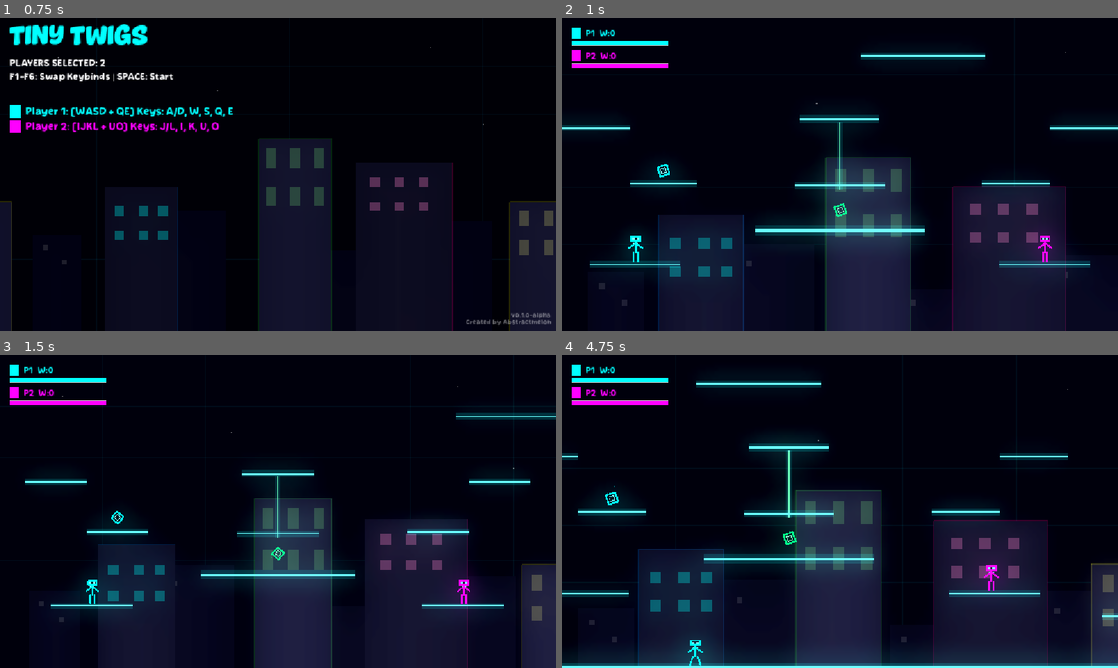
Above: before the commit, frames 1-4 (two rows, left to right).
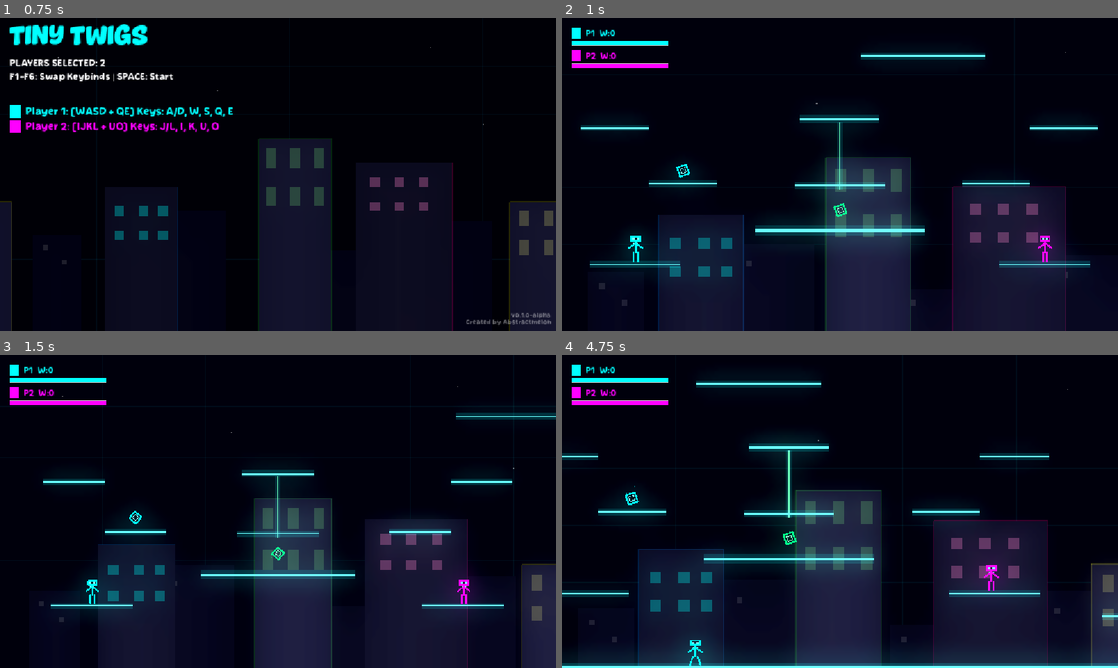
Above: after the commit, the same moments.

Repository: AbstractMelon/tiny-twigs
Game: Godot game, scene res://scenes/menu/menu.tscn
The game is run twice, just before and just after one commit, with the same random seed, the same clock (stepped at 60 frames per second) and the same inputs. Sound files missing from this copy of the repository are replaced by a short silence.
Inputs:
- Up to frame 1 (0.75 s): tap Enter at 0.5 s; hold D from 0.53 s (still down); tap 2 at 0.6 s
- Up to frame 2 (1 s): keep holding D; tap Space at 0.77 s
- Up to frame 3 (1.5 s): keep holding D; tap 6 at 1.35 s
- Up to frame 4 (4.75 s): tap Space at 1.52, 3.02, 3.77, 4.52 s; release D at 2.03 s; hold A 2.03-2.78 s; tap 0 at 2.1 s; hold D 2.78-4.28 s; tap Q at 2.85 s; tap E at 3.6 s; hold A from 4.28 s (still down); tap J at 4.35 s

Frame 1 is identical in both runs. In frame 2, 0.7% of the frame differs, in the area x 0-100%, y 34-54%; in frame 3, 0.6%; in frame 4, 0.7%.

Commit message:
Build and rename map

Diff:
--- a/scenes/maps/land_of_movement.tscn
+++ b/scenes/maps/land_of_movement.tscn
@@ -19,9 +19,6 @@
 
 [sub_resource type="RectangleShape2D" id="RectangleShape2D_platformV"]
 size = Vector2(10, 120)
-
-[sub_resource type="RectangleShape2D" id="RectangleShape2D_platform8"]
-size = Vector2(140, 10)
 
 [sub_resource type="RectangleShape2D" id="RectangleShape2D_platform4"]
 size = Vector2(120, 10)
@@ -125,23 +122,6 @@
 width = 2.0
 default_color = Color(0.4, 1, 0.7, 1)
 
-[node name="PlatformTop" type="StaticBody2D" parent="." unique_id=463237383]
-position = Vector2(680, 165)
-
-[node name="PlatformShape" type="CollisionShape2D" parent="PlatformTop" unique_id=887284846]
-shape = SubResource("RectangleShape2D_platform8")
-
-[node name="Glow" type="Line2D" parent="PlatformTop" unique_id=1958354977]
-material = SubResource("CanvasItemMaterial_add")
-points = PackedVector2Array(-70, 0, 70, 0)
-width = 15.0
-default_color = Color(0, 1, 1, 0.15)
-
-[node name="PlatformLine" type="Line2D" parent="PlatformTop" unique_id=1856655721]
-points = PackedVector2Array(-70, 0, 70, 0)
-width = 4.0
-default_color = Color(0.4, 1, 1, 1)
-
 [node name="Platform4" type="StaticBody2D" parent="." unique_id=425695802]
 position = Vector2(140, 230)
 
@@ -182,7 +162,7 @@
 period = 3.6
 
 [node name="Platform1" type="StaticBody2D" parent="." unique_id=1539520796]
-position = Vector2(0, 500)
+position = Vector2(35, 500)
 
 [node name="PlatformShape" type="CollisionShape2D" parent="Platform1" unique_id=24263493]
 shape = SubResource("RectangleShape2D_platform1")
@@ -199,7 +179,7 @@
 default_color = Color(0.4, 1, 1, 1)
 
 [node name="Platform2" type="StaticBody2D" parent="." unique_id=1164778556]
-position = Vector2(1024, 500)
+position = Vector2(989, 500)
 
 [node name="PlatformShape" type="CollisionShape2D" parent="Platform2" unique_id=953200082]
 shape = SubResource("RectangleShape2D_platform2")
@@ -246,10 +226,10 @@
 position = Vector2(512, 380)
 
 [node name="WeaponSpawn2" type="Marker2D" parent="WeaponSpawns" unique_id=2078435599]
-position = Vector2(0, 470)
+position = Vector2(35, 470)
 
 [node name="WeaponSpawn3" type="Marker2D" parent="WeaponSpawns" unique_id=414368727]
-position = Vector2(1024, 470)
+position = Vector2(989, 470)
 
 [node name="WeaponSpawn4" type="Marker2D" parent="WeaponSpawns" unique_id=1207475889]
 position = Vector2(140, 300)
--- a/scenes/maps/neon_arena.tscn
+++ b/scenes/maps/neon_arena.tscn
@@ -1,4 +1,4 @@
-[gd_scene load_steps=15 format=3]
+[gd_scene format=3 uid="uid://bsvl450178x5u"]
 
 [ext_resource type="PackedScene" path="res://entities/platforms/moving_platform.tscn" id="1_moving_platform"]
 
@@ -35,29 +35,29 @@
 [sub_resource type="RectangleShape2D" id="RectangleShape2D_rightwall"]
 size = Vector2(10, 723)
 
-[node name="NeonArena" type="Node2D"]
-
-[node name="Decorations" type="Node2D" parent="."]
+[node name="NeonArena" type="Node2D" unique_id=1418527482]
+
+[node name="Decorations" type="Node2D" parent="." unique_id=1072941711]
 visible = false
 modulate = Color(1, 1, 1, 0.3)
 
-[node name="BeamL" type="Line2D" parent="Decorations"]
+[node name="BeamL" type="Line2D" parent="Decorations" unique_id=906648459]
 points = PackedVector2Array(200, 0, 200, 648)
 width = 1.0
 default_color = Color(0, 1, 1, 0.2)
 
-[node name="BeamR" type="Line2D" parent="Decorations"]
+[node name="BeamR" type="Line2D" parent="Decorations" unique_id=2015055711]
 points = PackedVector2Array(824, 0, 824, 648)
 width = 1.0
 default_color = Color(0, 1, 1, 0.2)
 
-[node name="Floor" type="StaticBody2D" parent="."]
+[node name="Floor" type="StaticBody2D" parent="." unique_id=204107195]
 position = Vector2(512, 570)
 
-[node name="FloorShape" type="CollisionShape2D" parent="Floor"]
+[node name="FloorShape" type="CollisionShape2D" parent="Floor" unique_id=1811799350]
 shape = SubResource("RectangleShape2D_floor")
 
-[node name="FloorGlow" type="Line2D" parent="Floor"]
+[node name="FloorGlow" type="Line2D" parent="Floor" unique_id=965268068]
 material = SubResource("CanvasItemMaterial_add")
 position = Vector2(0.99998474, 0)
 scale = Vector2(0.75061727, 1)
@@ -68,7 +68,7 @@
 begin_cap_mode = 2
 end_cap_mode = 2
 
-[node name="FloorLine" type="Line2D" parent="Floor"]
+[node name="FloorLine" type="Line2D" parent="Floor" unique_id=1602206076]
 position = Vector2(-0.50002474, 0)
 scale = Vector2(0.7502078, 1)
 points = PackedVector2Array(-1200, 0, 1200, 0)
@@ -78,284 +78,284 @@
 begin_cap_mode = 2
 end_cap_mode = 2
 
-[node name="Platform1" type="StaticBody2D" parent="."]
+[node name="Platform1" type="StaticBody2D" parent="." unique_id=1229221457]
 position = Vector2(-120, 480)
 
-[node name="PlatformShape" type="CollisionShape2D" parent="Platform1"]
+[node name="PlatformShape" type="CollisionShape2D" parent="Platform1" unique_id=2108530010]
 shape = SubResource("RectangleShape2D_platform1")
 
-[node name="Glow" type="Line2D" parent="Platform1"]
-material = SubResource("CanvasItemMaterial_add")
-points = PackedVector2Array(-80, 0, 80, 0)
-width = 12.0
-default_color = Color(0, 1, 1, 0.15)
-
-[node name="PlatformLine" type="Line2D" parent="Platform1"]
-points = PackedVector2Array(-80, 0, 80, 0)
-width = 3.0
-default_color = Color(0.4, 1, 1, 1)
-
-[node name="Platform2" type="StaticBody2D" parent="."]
+[node name="Glow" type="Line2D" parent="Platform1" unique_id=1859121371]
+material = SubResource("CanvasItemMaterial_add")
+points = PackedVector2Array(-80, 0, 80, 0)
+width = 12.0
+default_color = Color(0, 1, 1, 0.15)
+
+[node name="PlatformLine" type="Line2D" parent="Platform1" unique_id=531981049]
+points = PackedVector2Array(-80, 0, 80, 0)
+width = 3.0
+default_color = Color(0.4, 1, 1, 1)
+
+[node name="Platform2" type="StaticBody2D" parent="." unique_id=526081469]
 position = Vector2(1144, 480)
 
-[node name="PlatformShape" type="CollisionShape2D" parent="Platform2"]
+[node name="PlatformShape" type="CollisionShape2D" parent="Platform2" unique_id=1576253430]
 shape = SubResource("RectangleShape2D_platform2")
 
-[node name="Glow" type="Line2D" parent="Platform2"]
-material = SubResource("CanvasItemMaterial_add")
-points = PackedVector2Array(-80, 0, 80, 0)
-width = 12.0
-default_color = Color(0, 1, 1, 0.15)
-
-[node name="PlatformLine" type="Line2D" parent="Platform2"]
-points = PackedVector2Array(-80, 0, 80, 0)
-width = 3.0
-default_color = Color(0.4, 1, 1, 1)
-
-[node name="PlatformCenter" type="StaticBody2D" parent="."]
+[node name="Glow" type="Line2D" parent="Platform2" unique_id=1263208410]
+material = SubResource("CanvasItemMaterial_add")
+points = PackedVector2Array(-80, 0, 80, 0)
+width = 12.0
+default_color = Color(0, 1, 1, 0.15)
+
+[node name="PlatformLine" type="Line2D" parent="Platform2" unique_id=1600702726]
+points = PackedVector2Array(-80, 0, 80, 0)
+width = 3.0
+default_color = Color(0.4, 1, 1, 1)
+
+[node name="PlatformCenter" type="StaticBody2D" parent="." unique_id=1956008668]
 position = Vector2(512, 380)
 
-[node name="PlatformShape" type="CollisionShape2D" parent="PlatformCenter"]
+[node name="PlatformShape" type="CollisionShape2D" parent="PlatformCenter" unique_id=496006325]
 shape = SubResource("RectangleShape2D_platform9")
 
-[node name="Glow" type="Line2D" parent="PlatformCenter"]
+[node name="Glow" type="Line2D" parent="PlatformCenter" unique_id=1202629576]
 material = SubResource("CanvasItemMaterial_add")
 points = PackedVector2Array(-150, 0, 150, 0)
 width = 18.0
 default_color = Color(0, 1, 1, 0.14)
 
-[node name="PlatformLine" type="Line2D" parent="PlatformCenter"]
+[node name="PlatformLine" type="Line2D" parent="PlatformCenter" unique_id=115767827]
 points = PackedVector2Array(-150, 0, 150, 0)
 width = 4.0
 default_color = Color(0.4, 1, 1, 1)
 
-[node name="VerticalWall" type="StaticBody2D" parent="."]
+[node name="VerticalWall" type="StaticBody2D" parent="." unique_id=696069589]
 position = Vector2(512, 248)
 
-[node name="WallShape" type="CollisionShape2D" parent="VerticalWall"]
+[node name="WallShape" type="CollisionShape2D" parent="VerticalWall" unique_id=1923439536]
 shape = SubResource("RectangleShape2D_platformV")
 
-[node name="Glow" type="Line2D" parent="VerticalWall"]
+[node name="Glow" type="Line2D" parent="VerticalWall" unique_id=2119538104]
 material = SubResource("CanvasItemMaterial_add")
 points = PackedVector2Array(0, -60, 0, 60)
 default_color = Color(0, 1, 1, 0.12)
 
-[node name="WallLine" type="Line2D" parent="VerticalWall"]
+[node name="WallLine" type="Line2D" parent="VerticalWall" unique_id=1336438663]
 points = PackedVector2Array(0, -60, 0, 60)
 width = 2.0
 default_color = Color(0.4, 1, 0.7, 1)
 
-[node name="Platform4" type="StaticBody2D" parent="."]
-position = Vector2(80, 199)
-
-[node name="PlatformShape" type="CollisionShape2D" parent="Platform4"]
+[node name="Platform4" type="StaticBody2D" parent="." unique_id=386117651]
+position = Vector2(115, 199)
+
+[node name="PlatformShape" type="CollisionShape2D" parent="Platform4" unique_id=1941632254]
 shape = SubResource("RectangleShape2D_platform4")
 
-[node name="Glow" type="Line2D" parent="Platform4"]
-material = SubResource("CanvasItemMaterial_add")
-points = PackedVector2Array(-60, 0, 60, 0)
-width = 12.0
-default_color = Color(0, 1, 1, 0.15)
-
-[node name="PlatformLine" type="Line2D" parent="Platform4"]
-points = PackedVector2Array(-60, 0, 60, 0)
-width = 3.0
-default_color = Color(0.4, 1, 1, 1)
-
-[node name="Platform5" type="StaticBody2D" parent="."]
-position = Vector2(944, 199)
-
-[node name="PlatformShape" type="CollisionShape2D" parent="Platform5"]
+[node name="Glow" type="Line2D" parent="Platform4" unique_id=980585111]
+material = SubResource("CanvasItemMaterial_add")
+points = PackedVector2Array(-60, 0, 60, 0)
+width = 12.0
+default_color = Color(0, 1, 1, 0.15)
+
+[node name="PlatformLine" type="Line2D" parent="Platform4" unique_id=417416490]
+points = PackedVector2Array(-60, 0, 60, 0)
+width = 3.0
+default_color = Color(0.4, 1, 1, 1)
+
+[node name="Platform5" type="StaticBody2D" parent="." unique_id=2091402332]
+position = Vector2(909, 199)
+
+[node name="PlatformShape" type="CollisionShape2D" parent="Platform5" unique_id=348279729]
 shape = SubResource("RectangleShape2D_platform5")
 
-[node name="Glow" type="Line2D" parent="Platform5"]
-material = SubResource("CanvasItemMaterial_add")
-points = PackedVector2Array(-60, 0, 60, 0)
-width = 12.0
-default_color = Color(0, 1, 1, 0.15)
-
-[node name="PlatformLine" type="Line2D" parent="Platform5"]
-points = PackedVector2Array(-60, 0, 60, 0)
-width = 3.0
-default_color = Color(0.4, 1, 1, 1)
-
-[node name="PlatformTop" type="StaticBody2D" parent="."]
+[node name="Glow" type="Line2D" parent="Platform5" unique_id=2103570298]
+material = SubResource("CanvasItemMaterial_add")
+points = PackedVector2Array(-60, 0, 60, 0)
+width = 12.0
+default_color = Color(0, 1, 1, 0.15)
+
+[node name="PlatformLine" type="Line2D" parent="Platform5" unique_id=509395288]
+points = PackedVector2Array(-60, 0, 60, 0)
+width = 3.0
+default_color = Color(0.4, 1, 1, 1)
+
+[node name="PlatformTop" type="StaticBody2D" parent="." unique_id=1937913824]
 position = Vector2(512, 183)
 
-[node name="PlatformShape" type="CollisionShape2D" parent="PlatformTop"]
+[node name="PlatformShape" type="CollisionShape2D" parent="PlatformTop" unique_id=1911427813]
 shape = SubResource("RectangleShape2D_platform8")
 
-[node name="Glow" type="Line2D" parent="PlatformTop"]
+[node name="Glow" type="Line2D" parent="PlatformTop" unique_id=623461333]
 material = SubResource("CanvasItemMaterial_add")
 points = PackedVector2Array(-70, 0, 70, 0)
 width = 15.0
 default_color = Color(0, 1, 1, 0.15)
 
-[node name="PlatformLine" type="Line2D" parent="PlatformTop"]
+[node name="PlatformLine" type="Line2D" parent="PlatformTop" unique_id=561367379]
 points = PackedVector2Array(-70, 0, 70, 0)
 width = 4.0
 default_color = Color(0.4, 1, 1, 1)
 
-[node name="LeftWall" type="StaticBody2D" parent="."]
+[node name="LeftWall" type="StaticBody2D" parent="." unique_id=2058859896]
 position = Vector2(-388, 300)
 
-[node name="WallShape" type="CollisionShape2D" parent="LeftWall"]
+[node name="WallShape" type="CollisionShape2D" parent="LeftWall" unique_id=1029644067]
 position = Vector2(0, -88)
 shape = SubResource("RectangleShape2D_leftwall")
 
-[node name="WallLine" type="Line2D" parent="LeftWall"]
+[node name="WallLine" type="Line2D" parent="LeftWall" unique_id=648068703]
 position = Vector2(0, -178)
 scale = Vector2(1, 1.0010989)
 points = PackedVector2Array(0, -450, 0, 450)
 width = 5.0
 default_color = Color(0, 1, 1, 0.35)
 
-[node name="RightWall" type="StaticBody2D" parent="."]
+[node name="RightWall" type="StaticBody2D" parent="." unique_id=890935822]
 position = Vector2(1412, 300)
 
-[node name="WallShape" type="CollisionShape2D" parent="RightWall"]
+[node name="WallShape" type="CollisionShape2D" parent="RightWall" unique_id=2022455675]
 position = Vector2(0, -88.5)
 shape = SubResource("RectangleShape2D_rightwall")
 
-[node name="WallLine" type="Line2D" parent="RightWall"]
+[node name="WallLine" type="Line2D" parent="RightWall" unique_id=796436722]
 position = Vector2(0, -89.00001)
 scale = Vector2(1, 0.80439556)
 points = PackedVector2Array(0, -450, 0, 450)
 width = 5.0
 default_color = Color(0, 1, 0.7, 0.35)
 
-[node name="Bounds" type="Node2D" parent="."]
-
-[node name="TopLeft" type="Marker2D" parent="Bounds"]
+[node name="Bounds" type="Node2D" parent="." unique_id=241076435]
+
+[node name="TopLeft" type="Marker2D" parent="Bounds" unique_id=1707268683]
 position = Vector2(-388, -102)
 
-[node name="BottomRight" type="Marker2D" parent="Bounds"]
+[node name="BottomRight" type="Marker2D" parent="Bounds" unique_id=844365998]
 position = Vector2(1412, 570)
 
-[node name="SpawnPoints" type="Node2D" parent="."]
-
-[node name="Spawn1" type="Marker2D" parent="SpawnPoints"]
+[node name="SpawnPoints" type="Node2D" parent="." unique_id=593179532]
+
+[node name="Spawn1" type="Marker2D" parent="SpawnPoints" unique_id=1990985572]
 position = Vector2(-320, 520)
 
-[node name="Spawn2" type="Marker2D" parent="SpawnPoints"]
+[node name="Spawn2" type="Marker2D" parent="SpawnPoints" unique_id=2038034967]
 position = Vector2(1344, 520)
 
-[node name="Spawn3" type="Marker2D" parent="SpawnPoints"]
+[node name="Spawn3" type="Marker2D" parent="SpawnPoints" unique_id=1234112315]
 position = Vector2(150, 410)
 
-[node name="Spawn4" type="Marker2D" parent="SpawnPoints"]
+[node name="Spawn4" type="Marker2D" parent="SpawnPoints" unique_id=1408697971]
 position = Vector2(874, 410)
 
-[node name="Spawn5" type="Marker2D" parent="SpawnPoints"]
+[node name="Spawn5" type="Marker2D" parent="SpawnPoints" unique_id=597986061]
 position = Vector2(512, 330)
 
-[node name="MovingPlatformCenter" parent="." instance=ExtResource("1_moving_platform")]
+[node name="MovingPlatformCenter" parent="." unique_id=1049007489 instance=ExtResource("1_moving_platform")]
 position = Vector2(512, 72)
 platform_width = 220.0
 movement_offset = Vector2(520, 0)
 period = 4.0
 
-[node name="BridgeL1" type="StaticBody2D" parent="."]
+[node name="BridgeL1" type="StaticBody2D" parent="." unique_id=140034036]
 position = Vector2(150, 440)
 
-[node name="PlatformShape" type="CollisionShape2D" parent="BridgeL1"]
+[node name="PlatformShape" type="CollisionShape2D" parent="BridgeL1" unique_id=626376758]
 shape = SubResource("RectangleShape2D_platform1")
 
-[node name="Glow" type="Line2D" parent="BridgeL1"]
-material = SubResource("CanvasItemMaterial_add")
-points = PackedVector2Array(-80, 0, 80, 0)
-width = 12.0
-default_color = Color(0, 1, 1, 0.15)
-
-[node name="PlatformLine" type="Line2D" parent="BridgeL1"]
-points = PackedVector2Array(-80, 0, 80, 0)
-width = 3.0
-default_color = Color(0.4, 1, 1, 1)
-
-[node name="UpperL1" type="StaticBody2D" parent="."]
-position = Vector2(200, 297)
-
-[node name="PlatformShape" type="CollisionShape2D" parent="UpperL1"]
+[node name="Glow" type="Line2D" parent="BridgeL1" unique_id=16345904]
+material = SubResource("CanvasItemMaterial_add")
+points = PackedVector2Array(-80, 0, 80, 0)
+width = 12.0
+default_color = Color(0, 1, 1, 0.15)
+
+[node name="PlatformLine" type="Line2D" parent="BridgeL1" unique_id=126602371]
+points = PackedVector2Array(-80, 0, 80, 0)
+width = 3.0
+default_color = Color(0.4, 1, 1, 1)
+
+[node name="UpperL1" type="StaticBody2D" parent="." unique_id=1017570627]
+position = Vector2(235, 297)
+
+[node name="PlatformShape" type="CollisionShape2D" parent="UpperL1" unique_id=531965530]
 shape = SubResource("RectangleShape2D_platform4")
 
-[node name="Glow" type="Line2D" parent="UpperL1"]
-material = SubResource("CanvasItemMaterial_add")
-points = PackedVector2Array(-60, 0, 60, 0)
-width = 12.0
-default_color = Color(0, 1, 1, 0.15)
-
-[node name="PlatformLine" type="Line2D" parent="UpperL1"]
-points = PackedVector2Array(-60, 0, 60, 0)
-width = 3.0
-default_color = Color(0.4, 1, 1, 1)
-
-[node name="BridgeR1" type="StaticBody2D" parent="."]
+[node name="Glow" type="Line2D" parent="UpperL1" unique_id=194094576]
+material = SubResource("CanvasItemMaterial_add")
+points = PackedVector2Array(-60, 0, 60, 0)
+width = 12.0
+default_color = Color(0, 1, 1, 0.15)
+
+[node name="PlatformLine" type="Line2D" parent="UpperL1" unique_id=370374649]
+points = PackedVector2Array(-60, 0, 60, 0)
+width = 3.0
+default_color = Color(0.4, 1, 1, 1)
+
+[node name="BridgeR1" type="StaticBody2D" parent="." unique_id=437835708]
 position = Vector2(874, 440)
 
-[node name="PlatformShape" type="CollisionShape2D" parent="BridgeR1"]
+[node name="PlatformShape" type="CollisionShape2D" parent="BridgeR1" unique_id=1506829159]
 shape = SubResource("RectangleShape2D_platform1")
 
-[node name="Glow" type="Line2D" parent="BridgeR1"]
-material = SubResource("CanvasItemMaterial_add")
-points = PackedVector2Array(-80, 0, 80, 0)
-width = 12.0
-default_color = Color(0, 1, 1, 0.15)
-
-[node name="PlatformLine" type="Line2D" parent="BridgeR1"]
-points = PackedVector2Array(-80, 0, 80, 0)
-width = 3.0
-default_color = Color(0.4, 1, 1, 1)
-
-[node name="UpperR1" type="StaticBody2D" parent="."]
-position = Vector2(824, 297)
-
-[node name="PlatformShape" type="CollisionShape2D" parent="UpperR1"]
+[node name="Glow" type="Line2D" parent="BridgeR1" unique_id=1205185611]
+material = SubResource("CanvasItemMaterial_add")
+points = PackedVector2Array(-80, 0, 80, 0)
+width = 12.0
+default_color = Color(0, 1, 1, 0.15)
+
+[node name="PlatformLine" type="Line2D" parent="BridgeR1" unique_id=1012020581]
+points = PackedVector2Array(-80, 0, 80, 0)
+width = 3.0
+default_color = Color(0.4, 1, 1, 1)
+
+[node name="UpperR1" type="StaticBody2D" parent="." unique_id=1193703051]
+position = Vector2(789, 297)
+
+[node name="PlatformShape" type="CollisionShape2D" parent="UpperR1" unique_id=1723949152]
 shape = SubResource("RectangleShape2D_platform4")
 
-[node name="Glow" type="Line2D" parent="UpperR1"]
-material = SubResource("CanvasItemMaterial_add")
-points = PackedVector2Array(-60, 0, 60, 0)
-width = 12.0
-default_color = Color(0, 1, 1, 0.15)
-
-[node name="PlatformLine" type="Line2D" parent="UpperR1"]
-points = PackedVector2Array(-60, 0, 60, 0)
-width = 3.0
-default_color = Color(0.4, 1, 1, 1)
-
-[node name="StepC1" type="StaticBody2D" parent="."]
+[node name="Glow" type="Line2D" parent="UpperR1" unique_id=1247711138]
+material = SubResource("CanvasItemMaterial_add")
+points = PackedVector2Array(-60, 0, 60, 0)
+width = 12.0
+default_color = Color(0, 1, 1, 0.15)
+
+[node name="PlatformLine" type="Line2D" parent="UpperR1" unique_id=50628655]
+points = PackedVector2Array(-60, 0, 60, 0)
+width = 3.0
+default_color = Color(0.4, 1, 1, 1)
+
+[node name="StepC1" type="StaticBody2D" parent="." unique_id=76113077]
 position = Vector2(512, 300)
 
-[node name="PlatformShape" type="CollisionShape2D" parent="StepC1"]
+[node name="PlatformShape" type="CollisionShape2D" parent="StepC1" unique_id=1942156710]
 shape = SubResource("RectangleShape2D_platform1")
 
-[node name="Glow" type="Line2D" parent="StepC1"]
-material = SubResource("CanvasItemMaterial_add")
-points = PackedVector2Array(-80, 0, 80, 0)
-width = 12.0
-default_color = Color(0, 1, 1, 0.15)
-
-[node name="PlatformLine" type="Line2D" parent="StepC1"]
-points = PackedVector2Array(-80, 0, 80, 0)
-width = 3.0
-default_color = Color(0.4, 1, 1, 1)
-
-[node name="WeaponSpawns" type="Node2D" parent="."]
-
-[node name="WeaponSpawn1" type="Marker2D" parent="WeaponSpawns"]
+[node name="Glow" type="Line2D" parent="StepC1" unique_id=1339980293]
+material = SubResource("CanvasItemMaterial_add")
+points = PackedVector2Array(-80, 0, 80, 0)
+width = 12.0
+default_color = Color(0, 1, 1, 0.15)
+
+[node name="PlatformLine" type="Line2D" parent="StepC1" unique_id=716889572]
+points = PackedVector2Array(-80, 0, 80, 0)
+width = 3.0
+default_color = Color(0.4, 1, 1, 1)
+
+[node name="WeaponSpawns" type="Node2D" parent="." unique_id=148883625]
+
+[node name="WeaponSpawn1" type="Marker2D" parent="WeaponSpawns" unique_id=1577747908]
 position = Vector2(512, 340)
 
-[node name="WeaponSpawn2" type="Marker2D" parent="WeaponSpawns"]
+[node name="WeaponSpawn2" type="Marker2D" parent="WeaponSpawns" unique_id=525401018]
 position = Vector2(-120, 440)
 
-[node name="WeaponSpawn3" type="Marker2D" parent="WeaponSpawns"]
+[node name="WeaponSpawn3" type="Marker2D" parent="WeaponSpawns" unique_id=761563185]
 position = Vector2(1144, 440)
 
-[node name="WeaponSpawn4" type="Marker2D" parent="WeaponSpawns"]
-position = Vector2(199, 270)
-
-[node name="WeaponSpawn5" type="Marker2D" parent="WeaponSpawns"]
-position = Vector2(823, 270)
-
-[node name="WeaponSpawn6" type="Marker2D" parent="WeaponSpawns"]
+[node name="WeaponSpawn4" type="Marker2D" parent="WeaponSpawns" unique_id=1923453161]
+position = Vector2(234, 270)
+
+[node name="WeaponSpawn5" type="Marker2D" parent="WeaponSpawns" unique_id=179259543]
+position = Vector2(788, 270)
+
+[node name="WeaponSpawn6" type="Marker2D" parent="WeaponSpawns" unique_id=1735445138]
 position = Vector2(512, 34)
Not shown, changed: export_presets.cfg
